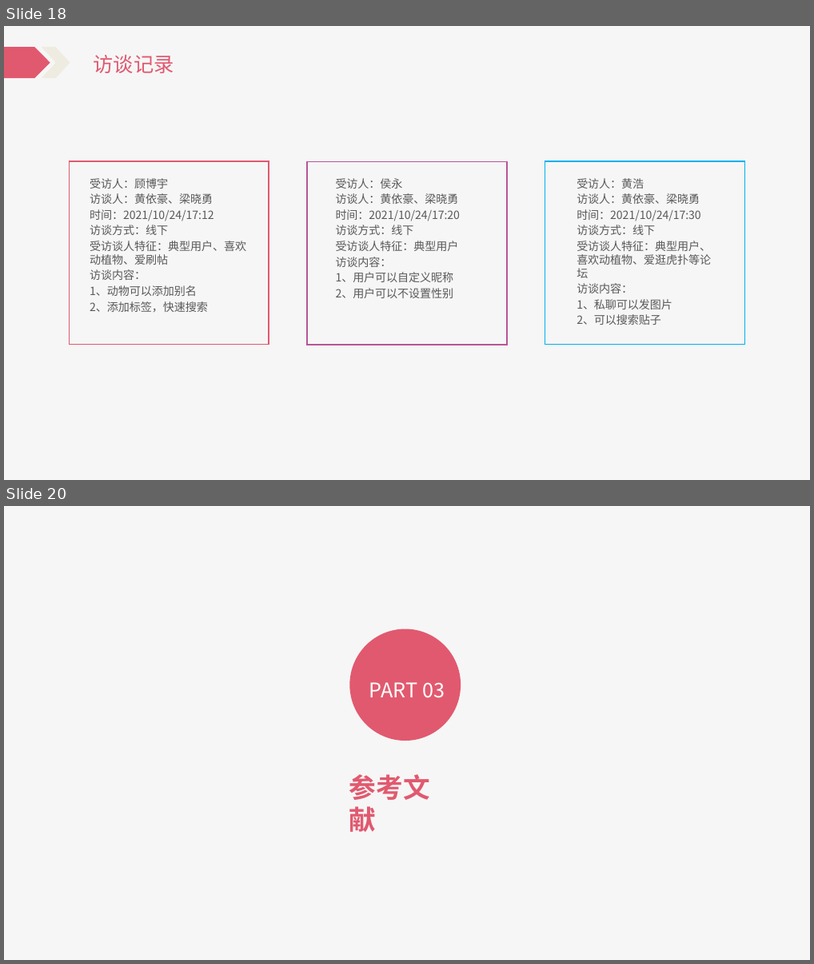
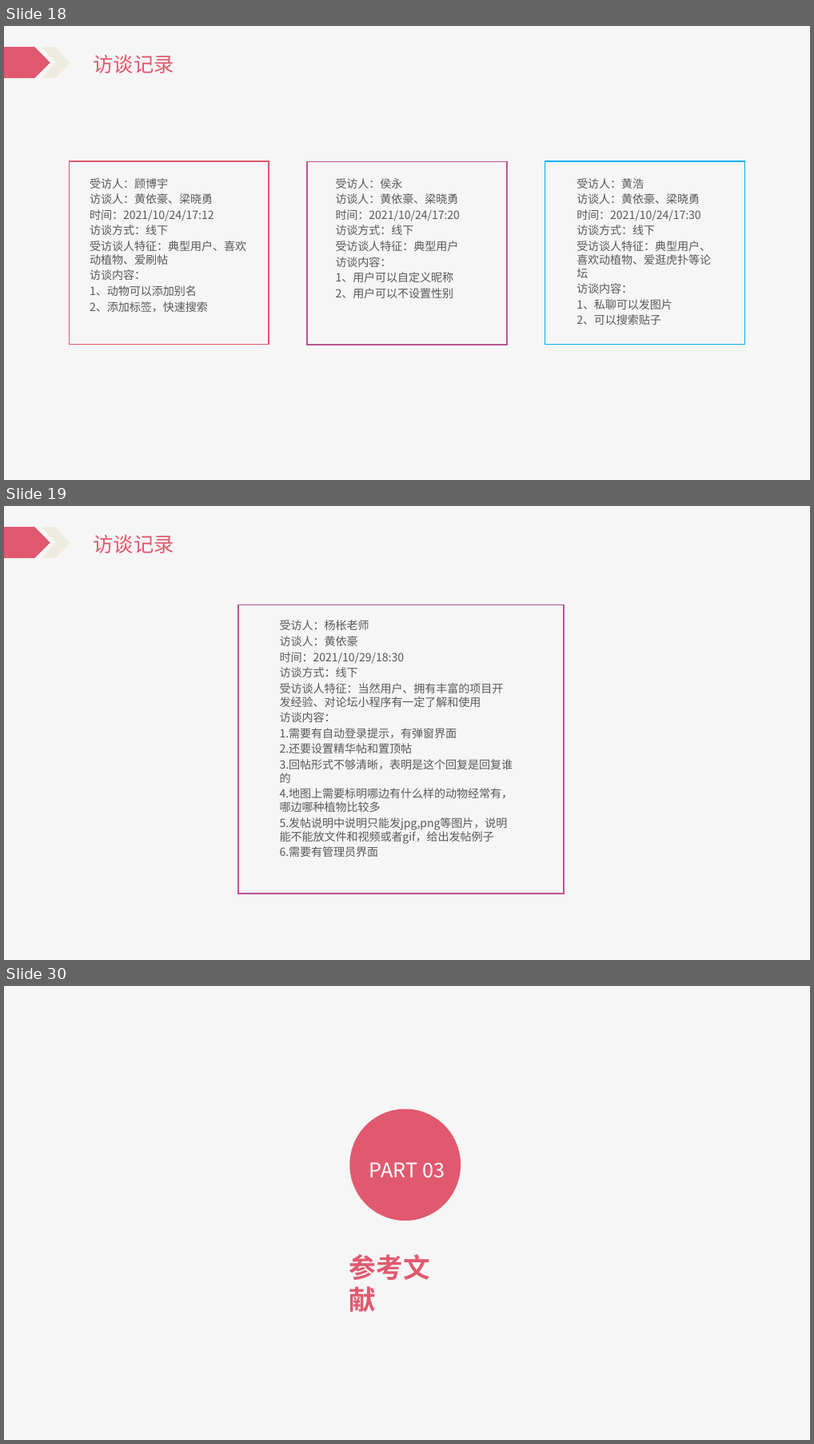
Before and after one commit to Katashixz/ZUCCbiosphere, a slide deck: 软件需求规格说明/SE2021-G005-软件需求说明.pptx. Shown one above the other, each under a label of ours: slides 18 and 20 before the commit, slides 18, 19 and 30 after it; the slides between them are not shown. The pictures are 814x964 and 814x1444 pixels, drawn with LibreOffice and Linux fonts; fonts in the diff are those of the drawing. Boxes give left, top, right and bottom in pixels: in the first picture for what was removed or moved away, otherwise in the second. Text is boxed around its words. In the diff, an @@ line names an element or a change of style, - is before the commit and + after.

```diff
--- a/软件需求规格说明/SE2021-G005-软件需求说明.pptx
+++ b/软件需求规格说明/SE2021-G005-软件需求说明.pptx
@@ slide 19 added at box(4, 506, 810, 960), background #FFFFFF; not listed: 4 template elements that a slide beside it also shows @@
@@ rectangle added at box(82, 524, 178, 556), fill #F6F6F6 @@
@@ text added at box(94, 535, 174, 553), 24 pt, text #E1596F @@
+访谈记录
@@ rectangle added at box(238, 604, 564, 893), outline #B95496 1.5 pt @@
@@ text added at box(280, 620, 514, 856), 13.3 pt, text #595959 @@
+受访人：杨枨老师
+访谈人：黄依豪
+时间：2021/10/29/18:30
+访谈方式：线下
+受访谈人特征：当然用户、拥有丰富的项目开发经验、对论坛小程序有一定了解和使用
+访谈内容：
+1.需要有自动登录提示，有弹窗界面
+2.还要设置精华帖和置顶帖
+3.回帖形式不够清晰，表明是这个回复是回复谁的
+4.地图上需要标明哪边有什么样的动物经常有，哪边哪种植物比较多
+5.发帖说明中说明只能发jpg,png等图片，说明能不能放文件和视频或者gif，给出发帖例子
+6.需要有管理员界面
@@ what was slide 20 is now slide 30 @@
```
Also in this commit, not shown: 1 slide changed, 10 other slides added, 1 slide removed, 4 other files.
